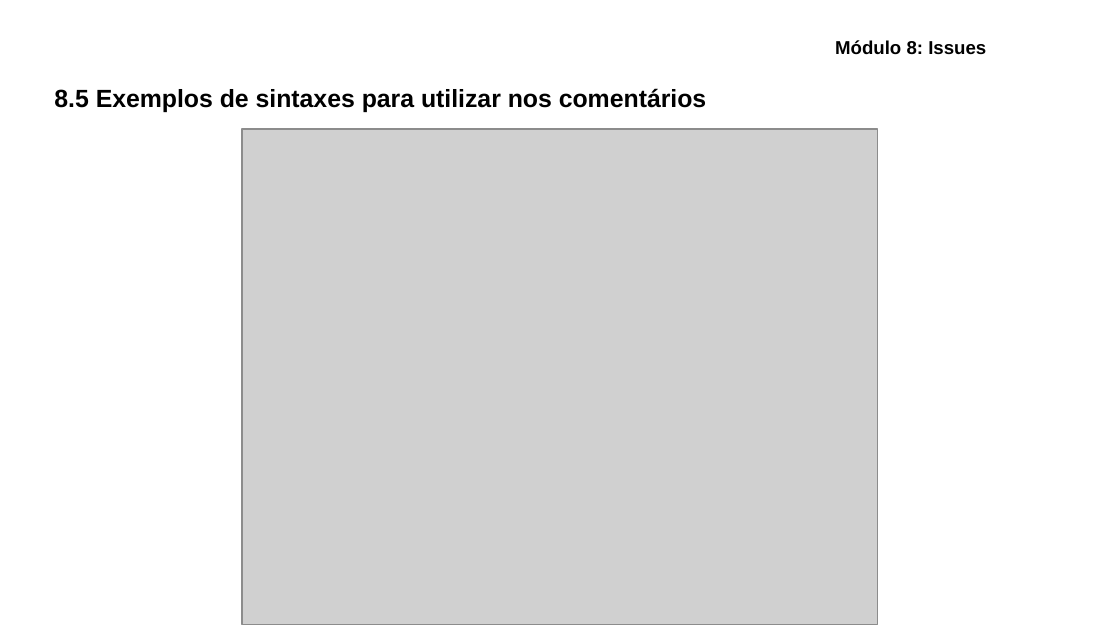
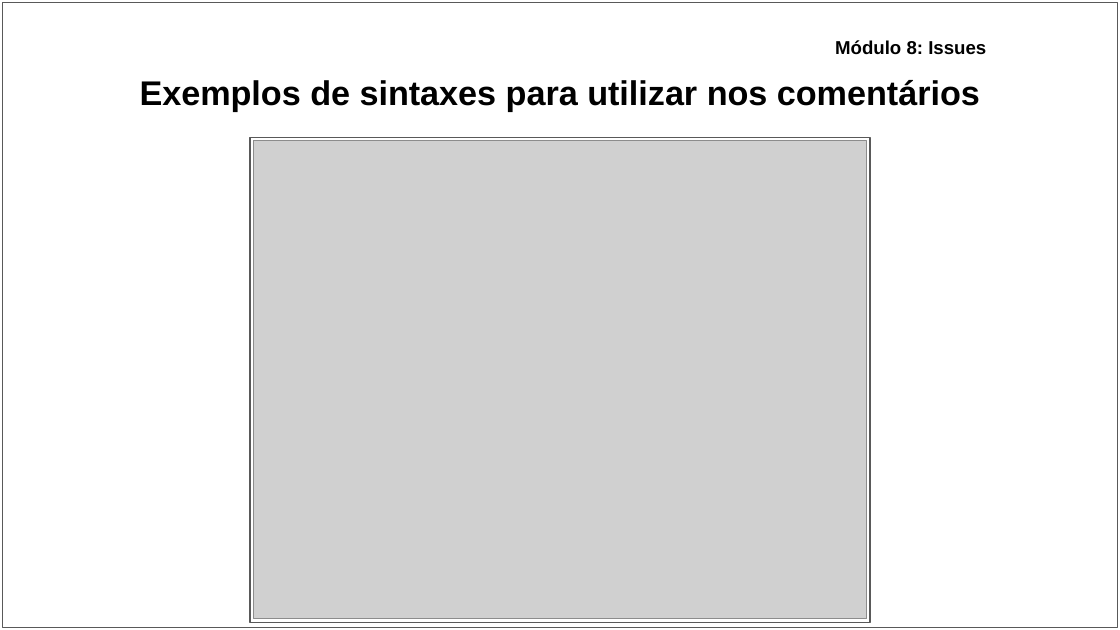
Before and after one commit to ryancunha13/Curso-Git-04, a slide deck: slide 44 of Materiais didáticos/Apresentação - Curso de Git_GitHub.pptx (slide 39 before the commit). Drawn at 1120x630 pixels with LibreOffice and Linux fonts; fonts in the diff are those of the drawing; grey boxes stand for pictures. Boxes give left, top, right and bottom in pixels: in the first picture for what was removed or moved away, otherwise in the second. Text is boxed around its words. In the diff, an @@ line names an element or a change of style, - is before the commit and + after.

```diff
--- a/Materiais didáticos/Apresentação - Curso de Git_GitHub.pptx
+++ b/Materiais didáticos/Apresentação - Curso de Git_GitHub.pptx
@@ rectangle added at bbox=[2, 2, 1118, 627], fill #FFFFFF, outline #595959 0.75 pt @@
@@ title at bbox=[140, 80, 980, 112]: text changed; size 16 to 22 pt @@
-8.5 Exemplos de sintaxes para utilizar nos comentários
+Exemplos de sintaxes para utilizar nos comentários
@@ rectangle added at bbox=[250, 137, 870, 622], fill #FFFFFF, outline #595959 0.75 pt @@
@@ picture: place and size @@
-picture at bbox=[242, 129, 878, 624]
+picture at bbox=[253, 141, 867, 619]
```
Also in this commit, not shown: 38 other slides changed, 9 slides added, 3 other files.
